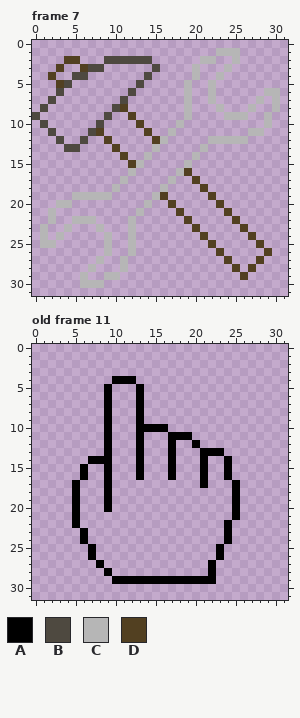
File history of a pixel-art file, assets/Icons.ase. That is the earlier state.
32x32 pixels, 13 frames. Colours within 5 levels of each other are drawn and written as one. Shown: frame 7, old frame 11. The commit also changed other frames, which this record leaves out.
Palette (. is transparent): A #000000  B #4e4940  C #b6b6b6  D #524021
Once edited:
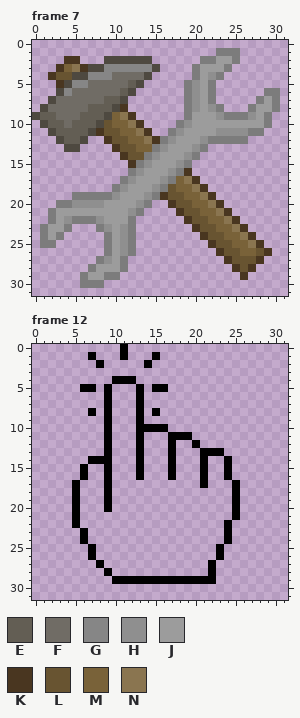
Colours new in this view: E #635e54  F #706c65  G #868686  H #8f8f8f  J #9c9c9c  K #493620  L #685431  M #796239  N #8a7550
A new or re-ordered frame is compared with the old frame closest to it.
The edit:
frames 13 -> 17
colour C: #b6b6b6 -> #7c7c7c
Frame 7:
y 2: x 4..5 DD -> KK; x 23..24 .. -> JJ
y 3: x 3..6 D..D -> KMNK; x 9..14 ...... -> GGGGGG; x 21..23 ... -> JJJ
y 4: x 2..4 D.. -> KLL; x 7..13 ....... -> GGGFFFF; x 21..22 .. -> JH
y 5: x 3 D -> K; x 5..12 ........ -> GGFFFFFE; x 20..21 .. -> HJ
y 6: x 4..11 ........ -> GFFFFFFE; x 20..21 .. -> HJ
y 7: x 3..10 ........ -> FFFFFFEE; x 20..21 .. -> HJ; x 29 . -> J
y 8: x 2..9 ........ -> FFFFFEEE; x 11 D -> K; x 20..22 ... -> HJH; x 28..29 .. -> JJ
y 9: x 1..8 ........ -> EEFFFEEE; x 10..12 ..D -> MNK; x 20..23 .... -> JJJH; x 27..28 .. -> HJ
y 10: x 2..7 ...... -> EEFEEE; x 9..13 ....D -> LMMNK; x 19..28 .......... -> HJJJJJJJJJ
y 11: x 3..6 .... -> EEEE; x 8..14 D.....D -> KLLMMNK; x 18..26 ......... -> HJJJJHHHH
y 12: x 4..5 .. -> EE; x 9..15 D.....D -> KLLMMNK; x 17..21 ..... -> HJJJH
y 13: x 10..14 D.... -> KLLMM; x 16..20 ..... -> HJJJH
y 14: x 11..13 D.. -> KLL; x 15..19 ..... -> HJJJH
y 15: x 12 D -> K; x 14..18 ..... -> HJJJH
y 16: x 13..17 ..... -> HJJJH; x 19 D -> K
y 17: x 12..16 ..... -> HJJJH; x 18..20 ..D -> MNK
y 18: x 11..15 ..... -> HJJJH; x 17..21 ....D -> LMMNK
y 19: x 10..14 ..... -> HJJJH; x 16..22 D.....D -> KLLMMNK
y 20: x 5..13 ......... -> HHHHJJJJH; x 17..23 D.....D -> KLLMMNK
y 21: x 3..12 .......... -> JJJJJJJJJH; x 18..24 D.....D -> KLLMMNK
y 22: x 3..4 .. -> JH; x 8..11 .... -> HJJJ; x 19..25 D.....D -> KLLMMNK
y 23: x 2..3 .. -> JJ; x 9..11 ... -> HJH; x 20..26 D.....D -> KLLMMNK
y 24: x 2 . -> J; x 10..11 .. -> JH; x 21..27 D.....D -> KLLMMNK
y 25: x 10..11 .. -> JH; x 22..28 D.....D -> KLLMMNK
y 26: x 10..11 .. -> JH; x 23..29 D.....D -> KLLMMLK
y 27: x 9..10 .. -> HJ; x 24..28 D...D -> KLLLK
y 28: x 8..10 ... -> JJJ; x 25..27 D.D -> KLK
y 29: x 7..8 .. -> JJ; x 26 D -> K
Frame 12 is new; against old frame 11:
y 0: x 11 . -> A
y 1: x 7 . -> A; x 11 . -> A; x 15 . -> A
y 2: x 8 . -> A; x 14 . -> A
y 5: x 6..7 .. -> AA; x 15..16 .. -> AA
y 8: x 7 . -> A; x 15 . -> A
Boxes around the changes in both pictures, in picture pixels (x1, y1, x2, y2):
changed: (40, 48, 280, 288)
added: (80, 344, 168, 416)
